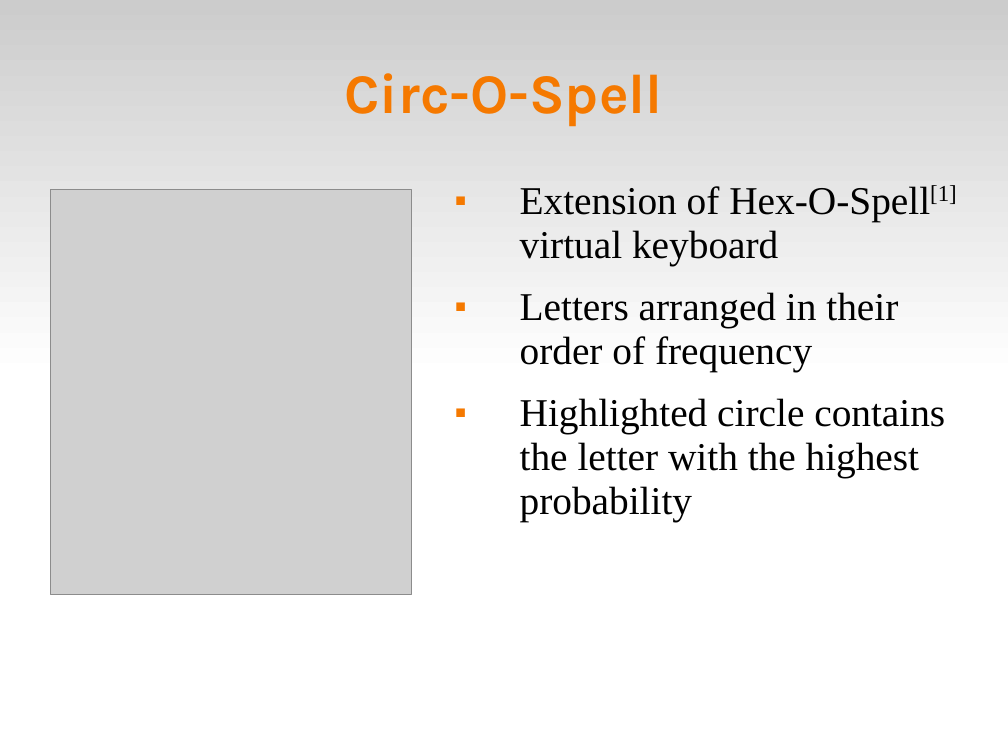
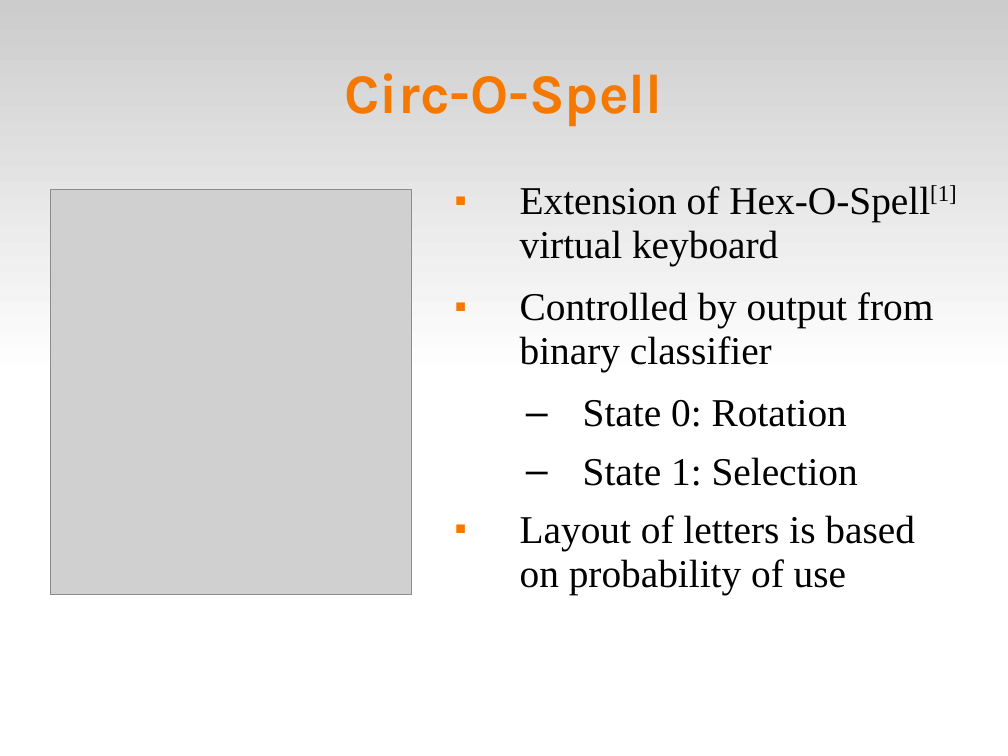
Before and after one commit to abdullah38rcc/BCI-Virtual-Keyboard, a slide deck: slide 2 of master's/docs/virtKey.ppt. Drawn at 1008x756 pixels with LibreOffice and Linux fonts; fonts in the diff are those of the drawing; grey boxes stand for pictures. Boxes give left, top, right and bottom in pixels: in the first picture for what was removed or moved away, otherwise in the second. Text is boxed around its words. In the diff, an @@ line names an element or a change of style, - is before the commit and + after.

Commit message:
* pruning circ-o-spell slides *

```diff
--- a/master's/docs/virtKey.ppt
+++ b/master's/docs/virtKey.ppt
@@ text at (x1=520, y1=292, x2=933, y2=595): text changed @@
-■ Letters arranged in their order of frequency
-■ Highlighted circle contains the letter with the highest probability
+■ Controlled by output from binary classifier
+  – State 0: Rotation
+  – State 1: Selection
+■ Layout of letters is based on probability of use
```
Also in this commit, not shown: 1 other slide changed, 3 slides removed.
